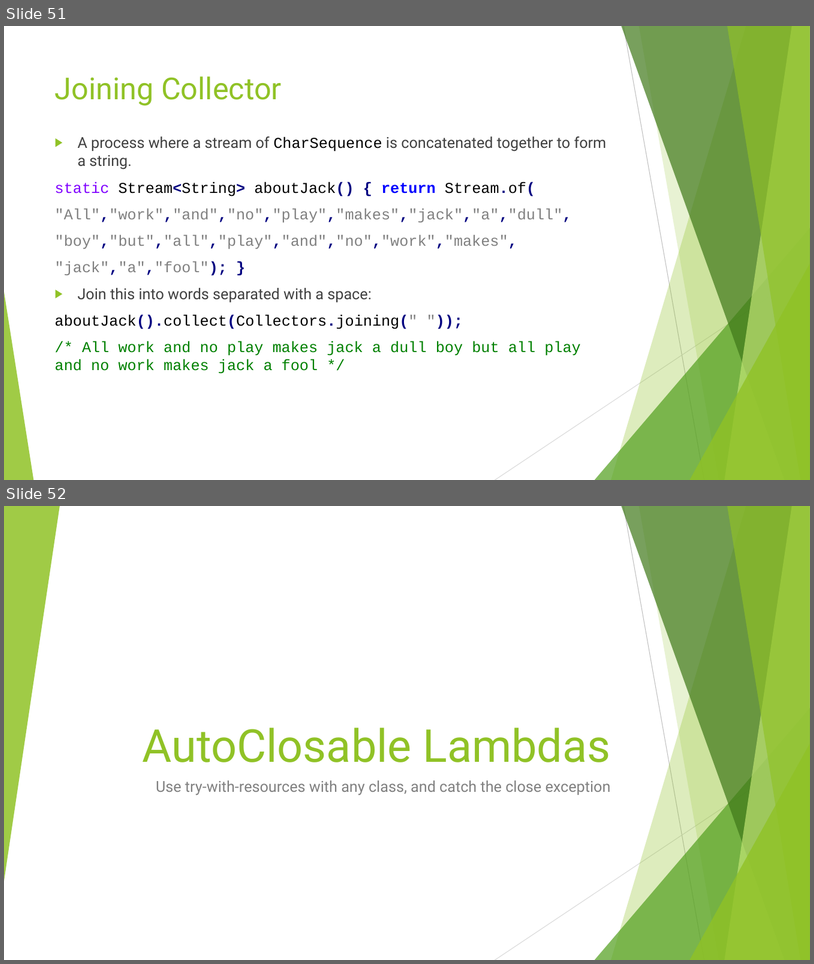
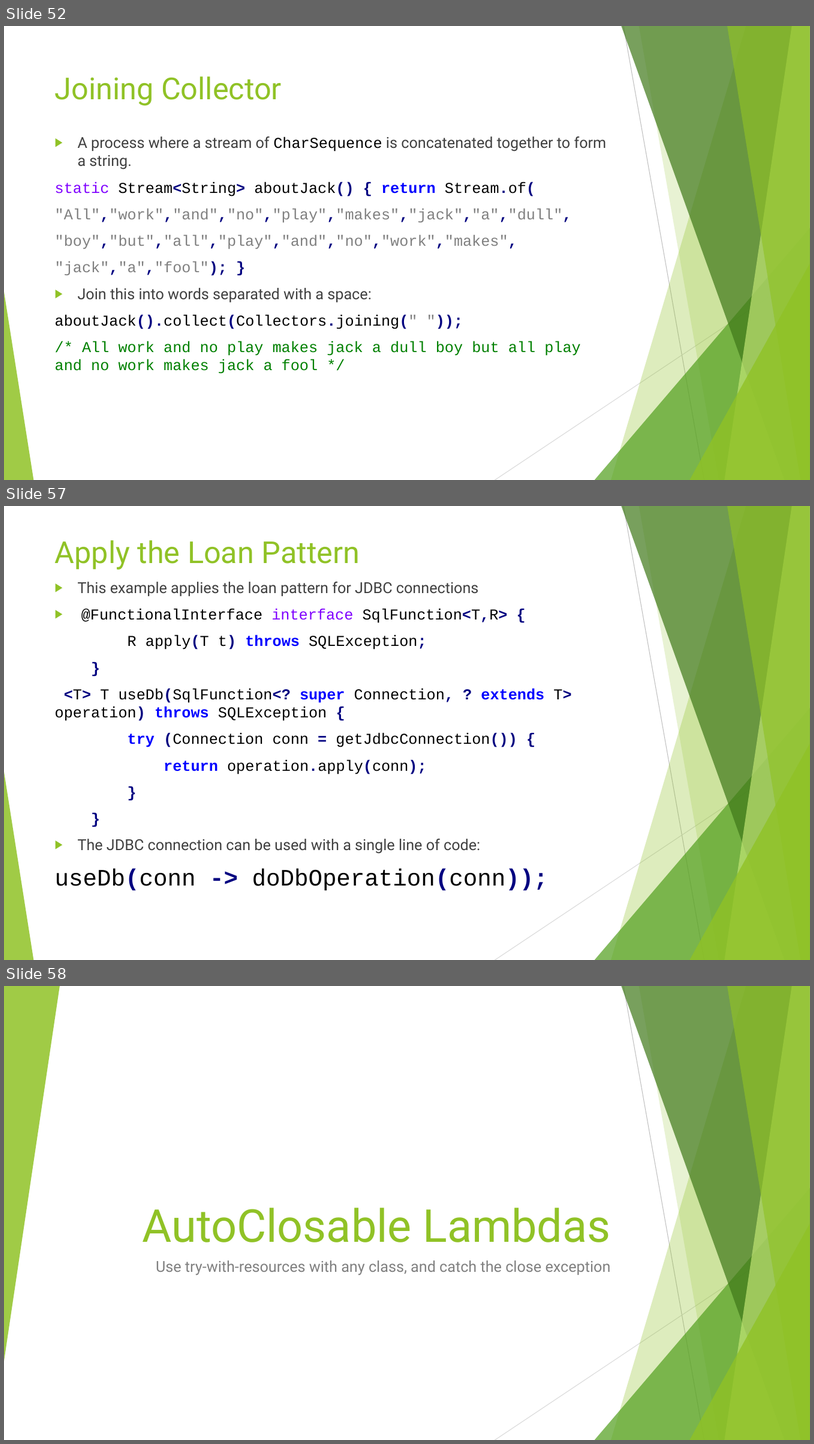
Before and after one commit to RichardRoda/2017-CodePaLOUsa-Lambda, a slide deck: Learning to Love the Lambda in the Stream.pptx. Shown one above the other, each under a label of ours: slides 51 and 52 before the commit, slides 52, 57 and 58 after it; the slides between them are not shown. The pictures are 814x964 and 814x1444 pixels, drawn with LibreOffice and Linux fonts; fonts in the diff are those of the drawing. Boxes give left, top, right and bottom in pixels: in the first picture for what was removed or moved away, otherwise in the second. Text is boxed around its words. In the diff, an @@ line names an element or a change of style, - is before the commit and + after.

```diff
--- a/Learning to Love the Lambda in the Stream.pptx
+++ b/Learning to Love the Lambda in the Stream.pptx
@@ slide 57 added at (4, 506, 810, 960), background #FFFFFF; not listed: 10 template elements that a slide beside it also shows @@
@@ title added at (55, 540, 360, 570), 36 pt, text #90C226 @@
+Apply the Loan Pattern
@@ text added at (55, 582, 572, 890), 18 pt, text #000000 @@
+▶ This example applies the loan pattern for JDBC connections
+▶ @FunctionalInterface interface SqlFunction<T,R> {
+R apply(T t) throws SQLException;
+}
+<T> T useDb(SqlFunction<? super Connection, ? extends T> operation) throws SQLException {
+try (Connection conn = getJdbcConnection()) {
+return operation.apply(conn);
+}
+}
+▶ The JDBC connection can be used with a single line of code:
+useDb(conn -> doDbOperation(conn));
@@ what was slide 51 is now slide 52 @@
@@ what was slide 52 is now slide 58 @@
```
Also in this commit, not shown: 12 slides changed, 6 other slides added, 1 slide removed, 1 other file.
